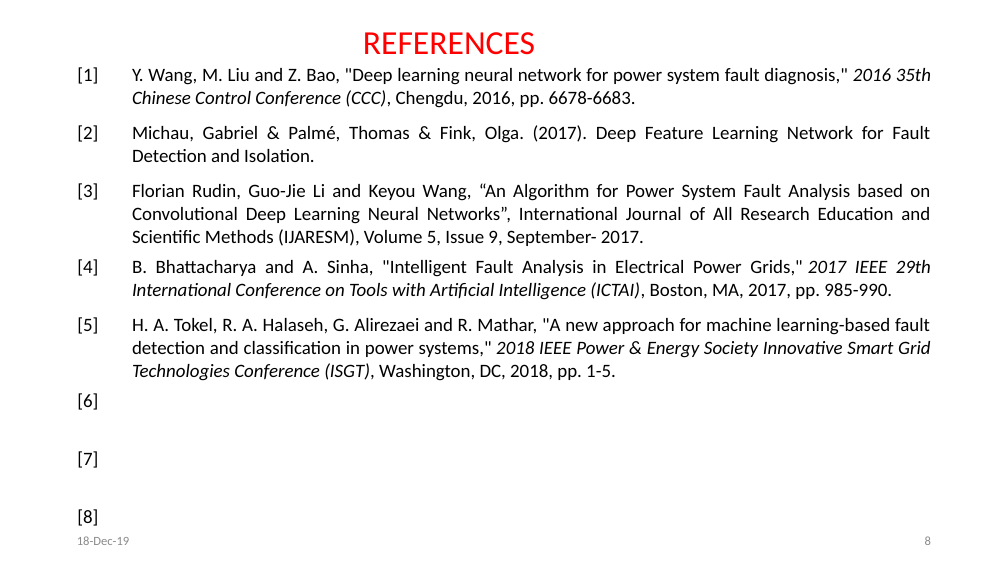
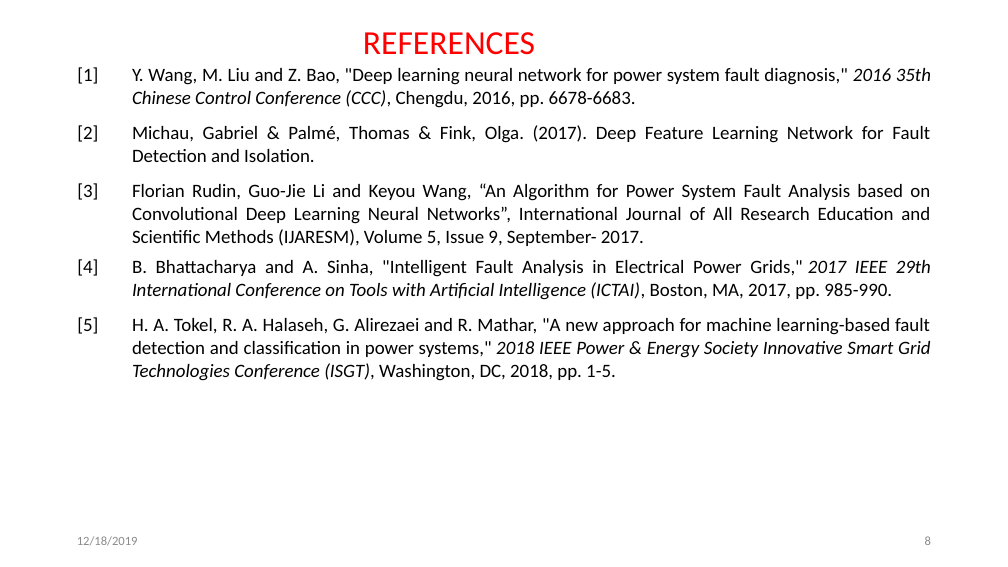
Before and after one commit to svec-final-year-project-eee/Project, a slide deck: slide 8 of First Review/First Oral Presentation.pptx. Drawn at 1008x567 pixels with LibreOffice and Linux fonts; fonts in the diff are those of the drawing. Boxes give left, top, right and bottom in pixels: in the first picture for what was removed or moved away, otherwise in the second. Text is boxed around its words. In the diff, an @@ line names an element or a change of style, - is before the commit and + after.

```diff
--- a/First Review/First Oral Presentation.pptx
+++ b/First Review/First Oral Presentation.pptx
@@ table at box(70, 60, 938, 560) @@
-row 6, column 1: [6]
+row 6, column 1: 
-row 7, column 1: [7]
+row 7, column 1: 
-row 8, column 1: [8]
+row 8, column 1: 
@@ text at box(77, 536, 138, 546): text changed @@
-18-Dec-19
+12/18/2019
```
Also in this commit, not shown: 9 other slides changed.
